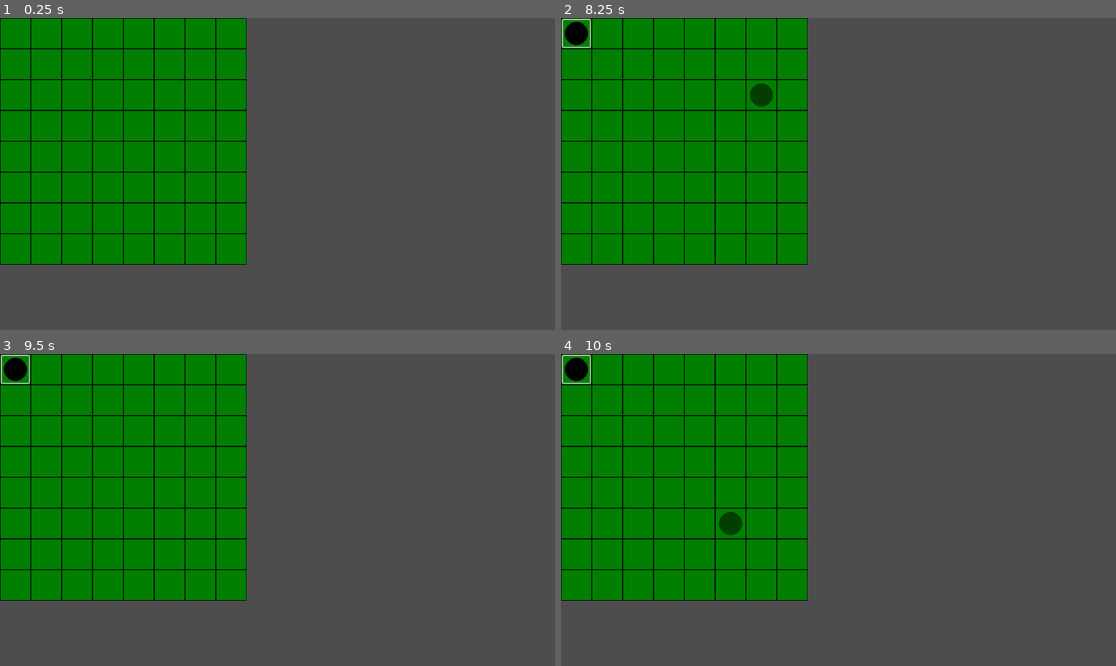
Above: before the commit, frames 1-4 (two rows, left to right).
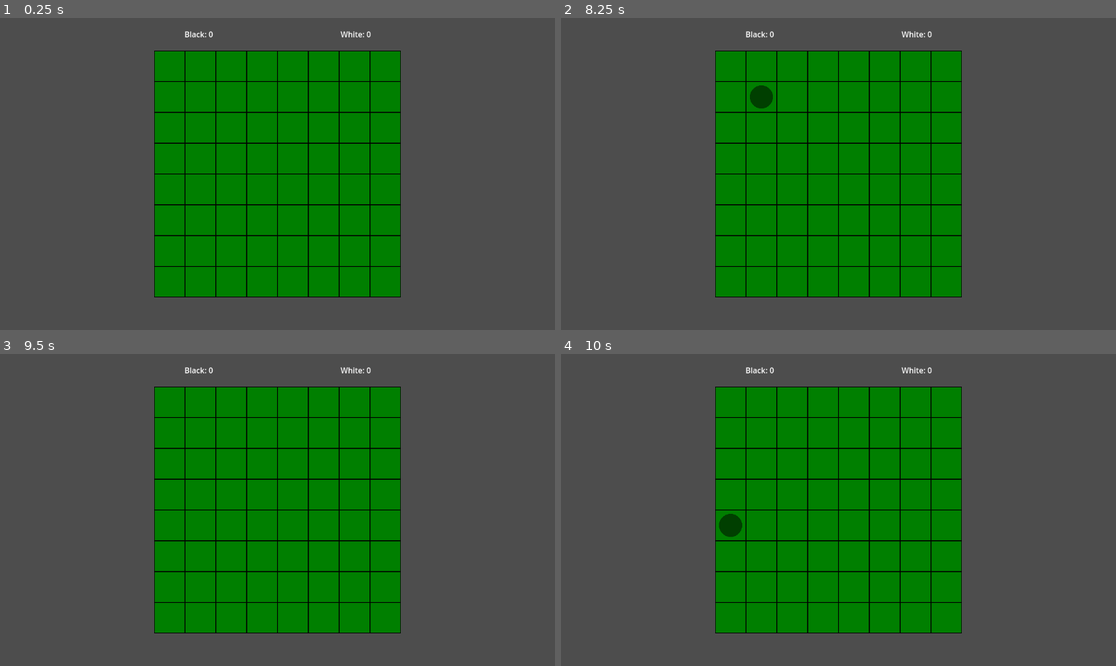
Above: after the commit, the same moments.

Repository: phrasmotica/othello
Game: Godot game, scene res://scenes/game.tscn
Two runs of this game, one before a commit and one after it. Both use one fixed random seed, a clock stepped at 60 frames per second and the inputs below.
Inputs (mouse positions are in pixels of both pictures, inside the frame that each line leads up to):
- Up to frame 1 (0.25 s): no input
- Up to frame 2 (8.25 s): click (577, 33) at 0.52 s; click (577, 33) at 1.27 s; click (577, 33) at 2.02 s; tap Enter at 2.75, 4.25, 5.75 s; move the mouse to (960, 158) at 2.77 s; tap Space at 3.5, 5, 6.5 s; move the mouse to (727, 189) at 3.52 s; move the mouse to (894, 105) at 4.27 s; move the mouse to (810, 236) at 5.02 s; move the mouse to (1005, 220) at 5.77 s; move the mouse to (672, 127) at 6.52 s; move the mouse to (866, 174) at 7.27 s; move the mouse to (755, 96) at 8.02 s
- Up to frame 3 (9.5 s): move the mouse to (399, 494) at 8.77 s
- Up to frame 4 (10 s): move the mouse to (727, 525) at 9.52 s

The runs differ from the first frame. In frame 1, 48% of the frame differs, in the area x 0-73%, y 0-90%; in frame 2, 48%; in frame 3, 48%; in frame 4, 48%.

Commit message:
Create UI scene for displaying the current score above the game board

Diff:
--- a/scenes/board.tscn
+++ b/scenes/board.tscn
@@ -15,6 +15,7 @@
 board_cell_scene = ExtResource("1_52xkg")
 
 [node name="BoardState" type="Node" parent="." node_paths=PackedStringArray("board_creator")]
+unique_name_in_owner = true
 script = ExtResource("4_sxf1f")
 board_creator = NodePath("../BoardCreator")
 
--- a/scenes/game.tscn
+++ b/scenes/game.tscn
@@ -1,7 +1,23 @@
-[gd_scene load_steps=2 format=3 uid="uid://dskbe0sonplca"]
+[gd_scene load_steps=3 format=3 uid="uid://dskbe0sonplca"]
 
 [ext_resource type="PackedScene" uid="uid://c5cc76vukx7db" path="res://scenes/board.tscn" id="1_8kvr6"]
+[ext_resource type="PackedScene" uid="uid://dbt4l8heggobx" path="res://scenes/score_ui.tscn" id="2_b5ltn"]
 
 [node name="Game" type="Node2D"]
 
 [node name="Board" parent="." instance=ExtResource("1_8kvr6")]
+position = Vector2(320, 68)
+
+[node name="UICanvas" type="CanvasLayer" parent="."]
+
+[node name="MarginContainer" type="MarginContainer" parent="UICanvas"]
+anchors_preset = 15
+anchor_right = 1.0
+anchor_bottom = 1.0
+grow_horizontal = 2
+grow_vertical = 2
+mouse_filter = 2
+
+[node name="ScoreUI" parent="UICanvas/MarginContainer" node_paths=PackedStringArray("board") instance=ExtResource("2_b5ltn")]
+layout_mode = 2
+board = NodePath("../../../Board")
--- /dev/null
+++ b/scenes/score_ui.tscn
@@ -0,0 +1,27 @@
+[gd_scene load_steps=2 format=3 uid="uid://dbt4l8heggobx"]
+
+[ext_resource type="Script" path="res://scripts/score_ui.gd" id="1_uk3uu"]
+
+[node name="ScoreUI" type="VBoxContainer"]
+custom_minimum_size = Vector2(648, 0)
+size_flags_horizontal = 4
+mouse_filter = 2
+script = ExtResource("1_uk3uu")
+
+[node name="HBoxContainer" type="HBoxContainer" parent="."]
+custom_minimum_size = Vector2(0, 68)
+layout_mode = 2
+
+[node name="BlackScoreLabel" type="Label" parent="HBoxContainer"]
+unique_name_in_owner = true
+layout_mode = 2
+size_flags_horizontal = 3
+text = "Black: 0"
+horizontal_alignment = 1
+
+[node name="WhiteScoreLabel" type="Label" parent="HBoxContainer"]
+unique_name_in_owner = true
+layout_mode = 2
+size_flags_horizontal = 3
+text = "White: 0"
+horizontal_alignment = 1
--- a/scripts/board.gd
+++ b/scripts/board.gd
@@ -1,5 +1,5 @@
 @tool
-extends Node2D
+class_name Board extends Node2D
 
 const MIN_WIDTH := 6
 const MIN_HEIGHT := 6
@@ -20,7 +20,15 @@
 @onready
 var board_creator: BoardCreator = %BoardCreator
 
+@onready
+var board_state: BoardState = %BoardState
+
+signal score_changed(black_score: int, white_score: int)
+
 func _ready() -> void:
+	if not Engine.is_editor_hint():
+		board_state.score_changed.connect(score_changed.emit)
+
 	_refresh()
 
 func _refresh() -> void:
--- a/scripts/board_state.gd
+++ b/scripts/board_state.gd
@@ -21,8 +21,6 @@
 		elif v == BoardCell.CounterType.BLACK:
 			black_score += 1
 
-	print("Score: black %d white %d" % [black_score, white_score])
-
 	score_changed.emit(black_score, white_score)
 
 func _handle_cell_counter_changed(index: int, type: BoardCell.CounterType) -> void:
--- /dev/null
+++ b/scripts/score_ui.gd
@@ -0,0 +1,18 @@
+@tool
+extends VBoxContainer
+
+@export
+var board: Board
+
+@onready
+var black_score_label: Label = %BlackScoreLabel
+
+@onready
+var white_score_label: Label = %WhiteScoreLabel
+
+func _ready() -> void:
+	board.score_changed.connect(_update_ui)
+
+func _update_ui(black_score: int, white_score: int) -> void:
+	black_score_label.text = "Black: %d" % black_score
+	white_score_label.text = "White: %d" % white_score
